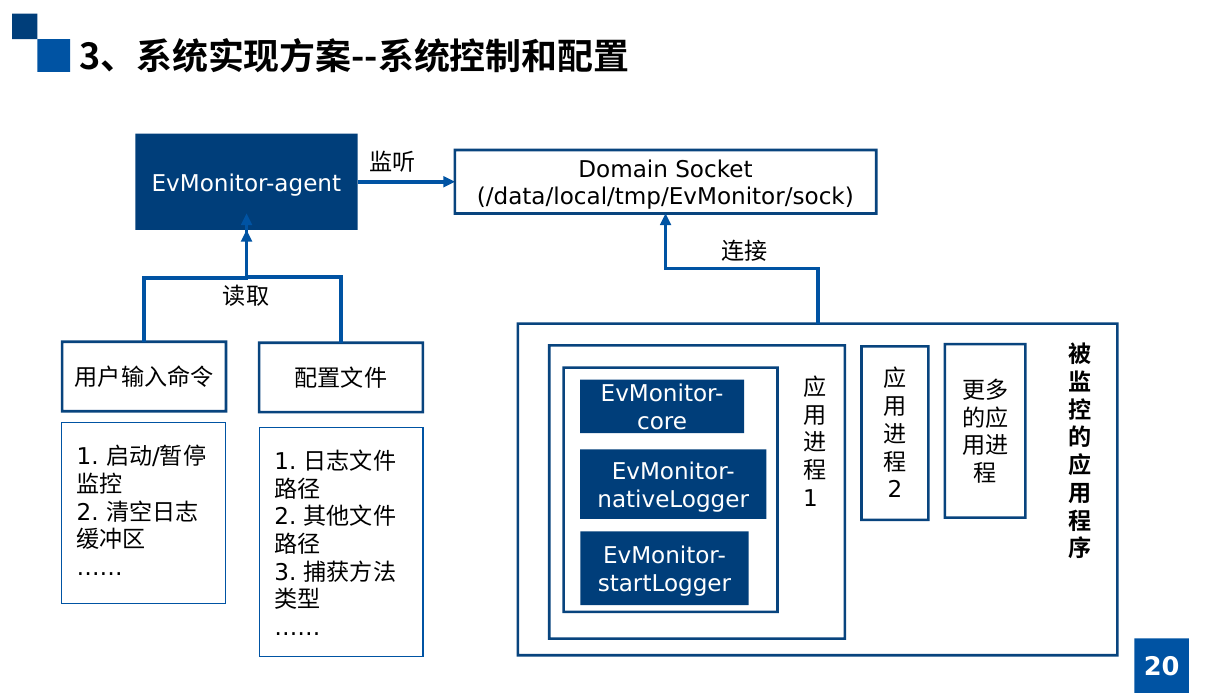
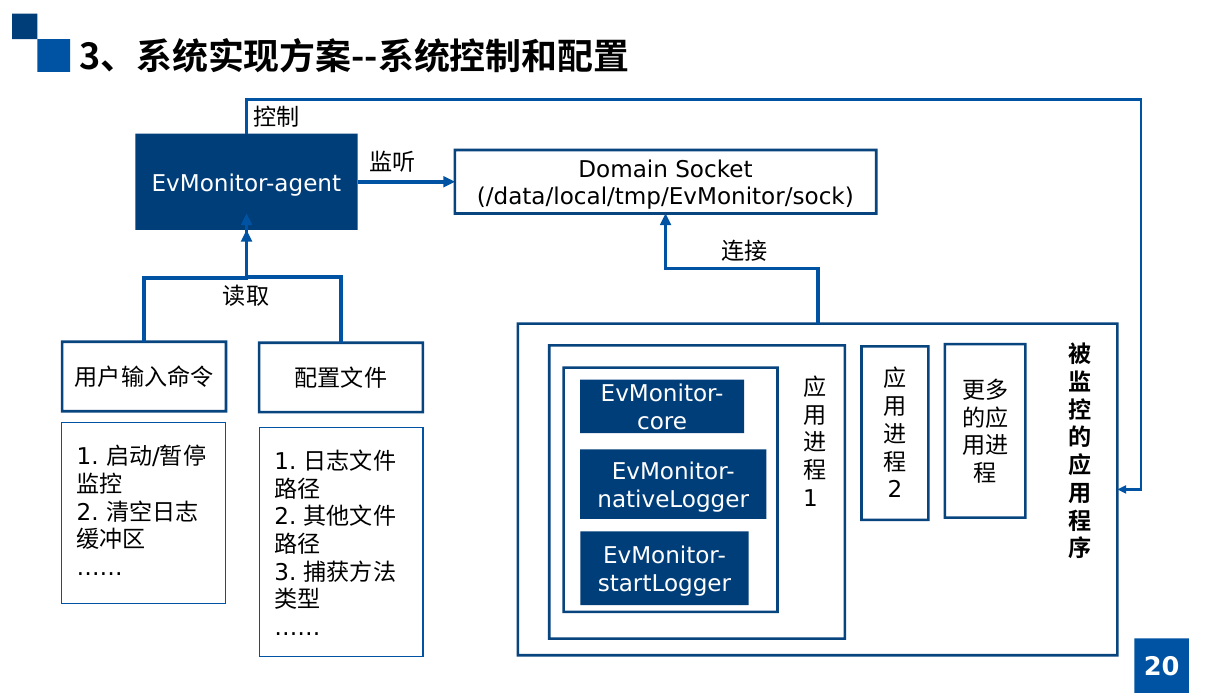
Before and after one commit to january147/Graduation_Project, a slide deck: slide 20 of ppt/移动应用的动态行为捕获.pptx. Drawn at 1232x693 pixels with LibreOffice and Linux fonts; fonts in the diff are those of the drawing. Boxes give left, top, right and bottom in pixels: in the first picture for what was removed or moved away, otherwise in the second. Text is boxed around its words. In the diff, an @@ line names an element or a change of style, - is before the commit and + after.

```diff
--- a/ppt/移动应用的动态行为捕获.pptx
+++ b/ppt/移动应用的动态行为捕获.pptx
@@ elbow arrow added from (247, 134) to (1117, 490), #0053A3 2.25 pt @@
@@ text added at (253,105,299,127), 18 pt, text #000000 @@
+控制
```
Also in this commit, not shown: 16 other slides changed, 1 other file.
